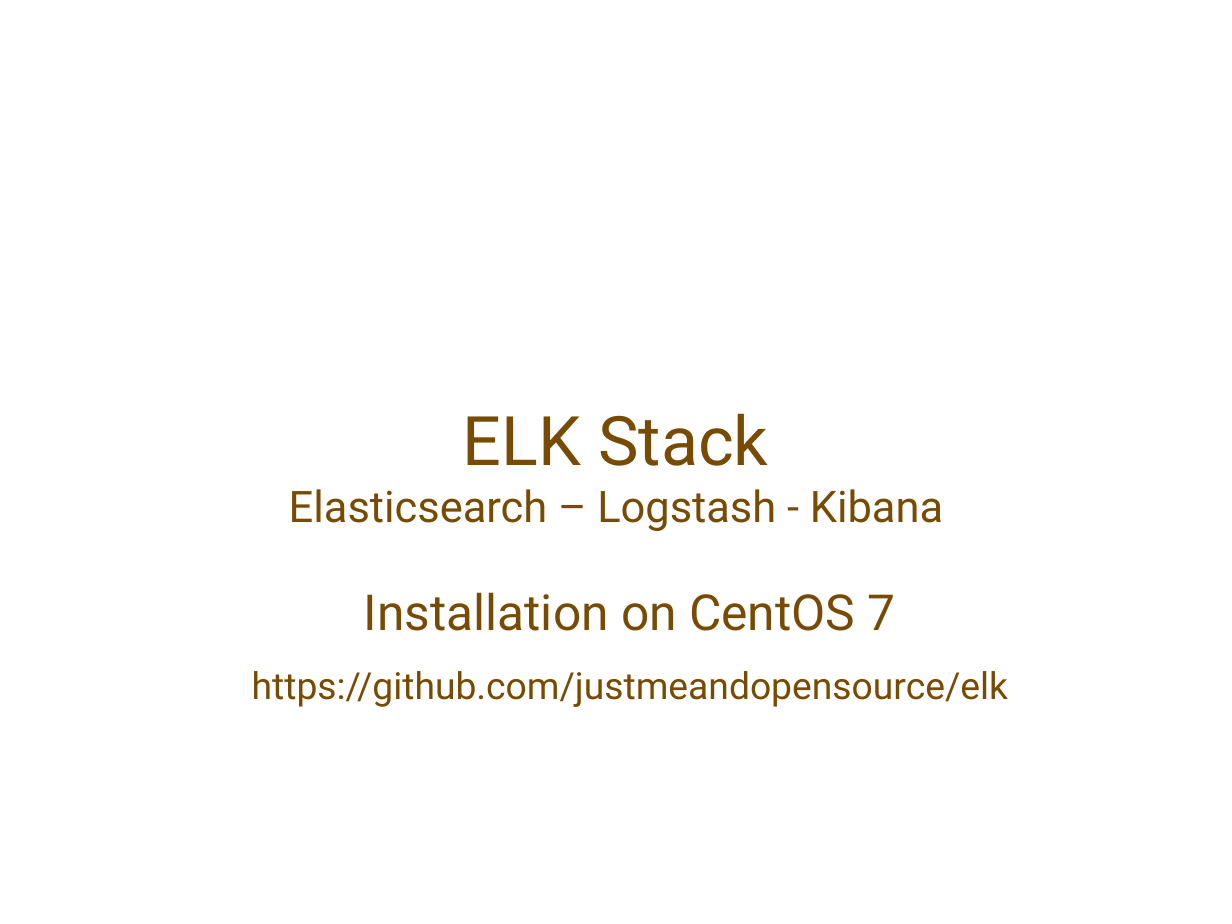
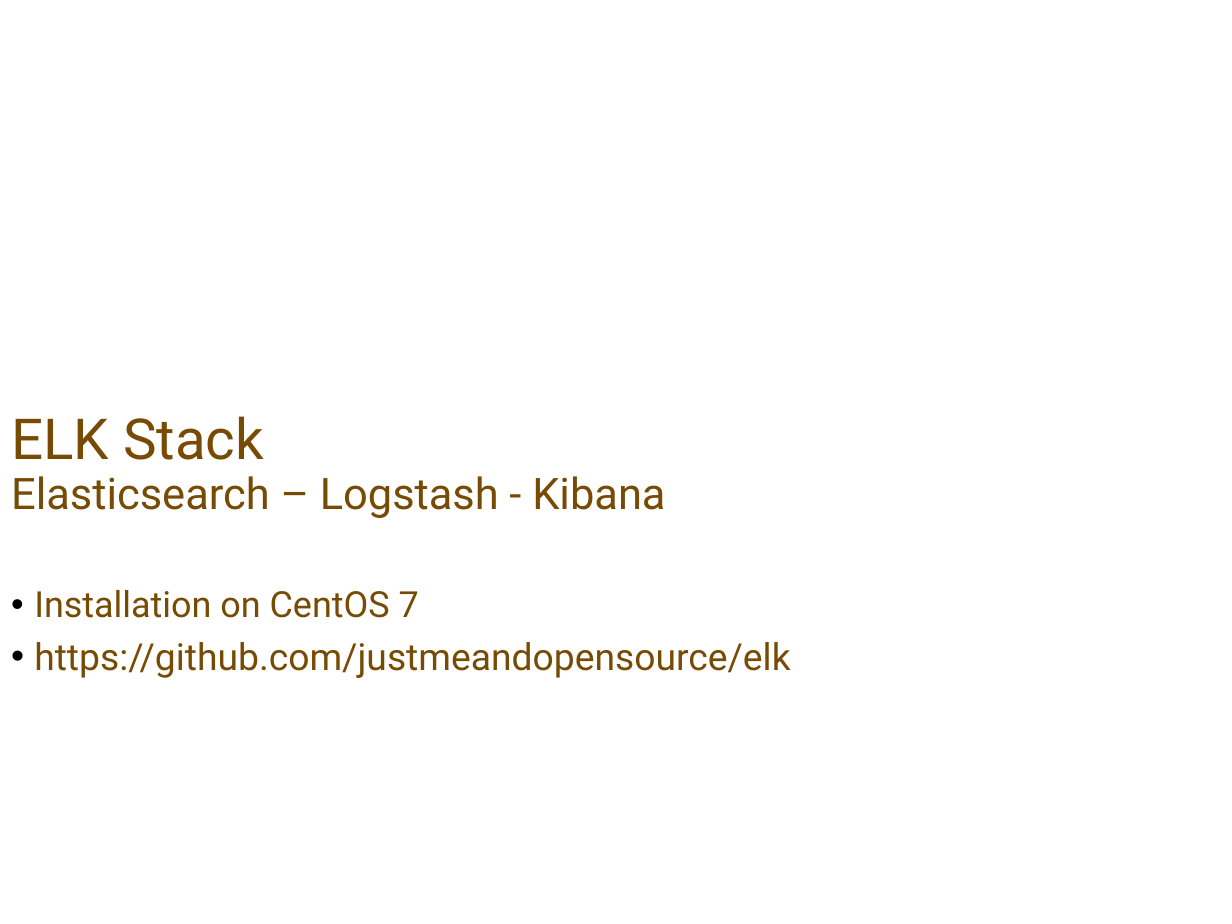
Before and after one commit to justmeandopensource/elk, a slide deck: slide 1 of ELK-Stack.odp. Drawn at 1232x924 pixels with LibreOffice and Linux fonts; fonts in the diff are those of the drawing; background and template pictures are left out. Boxes give left, top, right and bottom in pixels: in the first picture for what was removed or moved away, otherwise in the second. Text is boxed around its words. In the diff, an @@ line names an element or a change of style, - is before the commit and + after.

```diff
--- a/ELK-Stack.odp
+++ b/ELK-Stack.odp
@@ title "ELK Stack Elasticsearch – Logstash ...": place and size @@
-title "ELK Stack Elasticsearch – Logstash ..." at [289, 413, 943, 531]
+title "ELK Stack Elasticsearch – Logstash ..." at [11, 416, 665, 518]
@@ title "ELK Stack Elasticsearch – Logstash ..." at [11, 416, 665, 518]: size 44 to 36.4 pt in "ELK Stack"; alignment centre to left; line spacing 1 to 0.9 @@
@@ text "Installation on CentOS 7": place and size @@
-text "Installation on CentOS 7" at [252, 592, 1008, 707]
+text "Installation on CentOS 7" at [34, 590, 790, 678]
@@ text "Installation on CentOS 7" at [34, 590, 790, 678]: size 32 to 23.2 pt in "Installation on CentOS 7"; alignment centre to left; bullet none to •; line spacing 1 to 0.9; less space between paragraphs @@
```
Also in this commit, not shown: 8 other slides changed, 1 other file.
